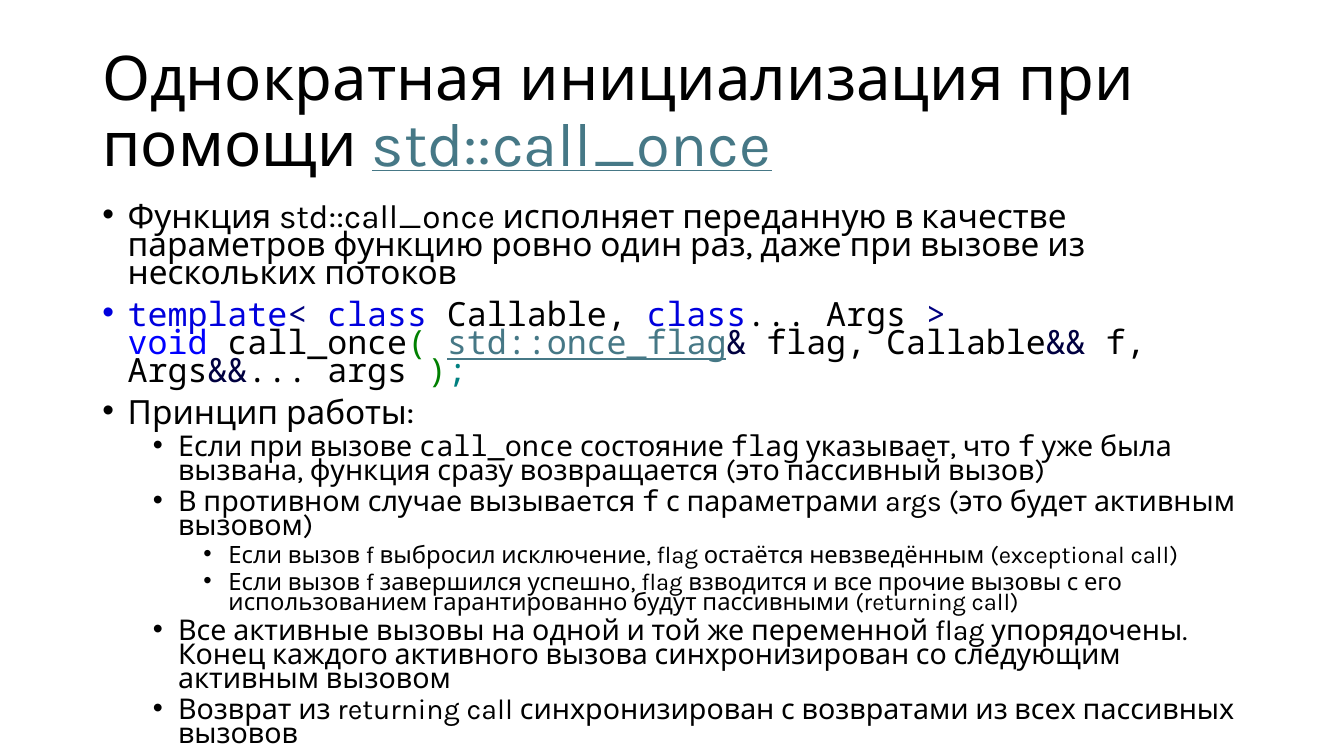
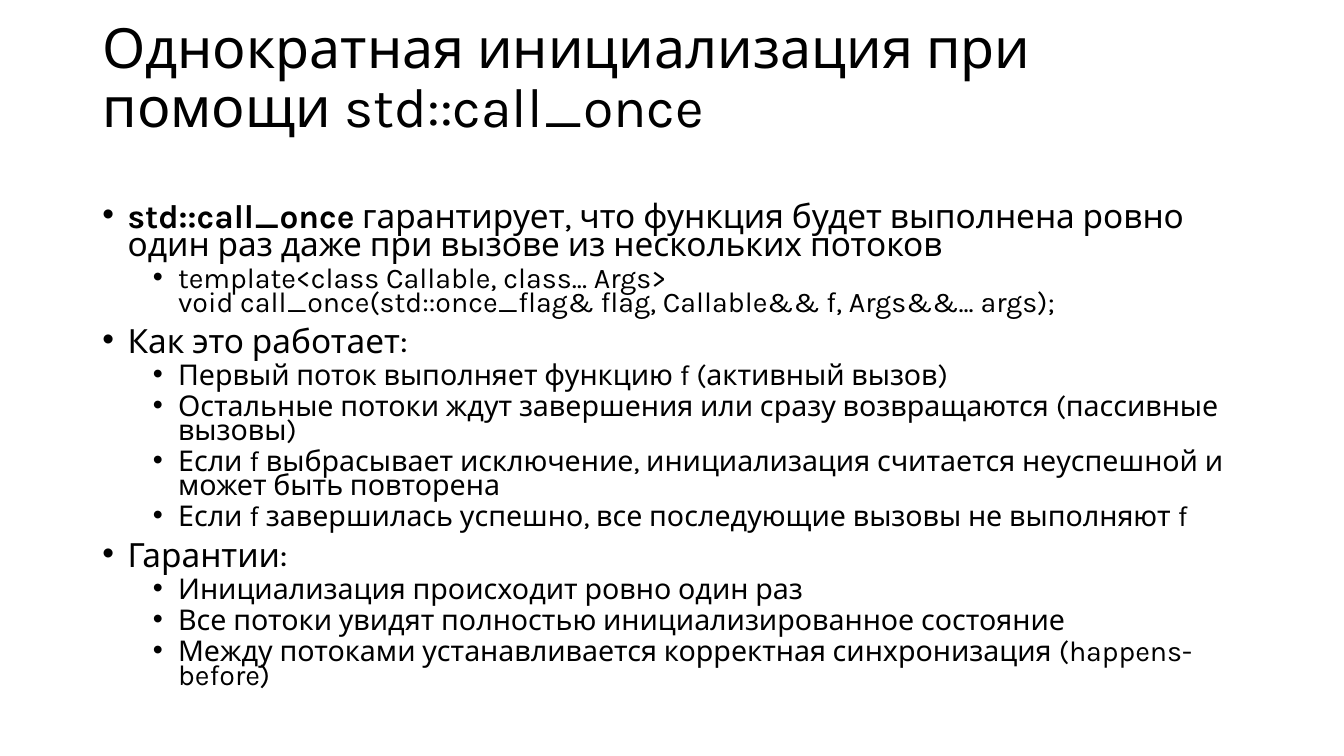
Before and after one commit to alexey-malov/pc, a slide deck: slide 7 of lectures/08/Модель памяти и атомарные операции.pptx (slide 8 before the commit). Drawn at 1344x756 pixels with LibreOffice and Linux fonts; fonts in the diff are those of the drawing. Boxes give left, top, right and bottom in pixels: in the first picture for what was removed or moved away, otherwise in the second. Text is boxed around its words. In the diff, an @@ line names an element or a change of style, - is before the commit and + after.

```diff
--- a/lectures/08/Модель памяти и атомарные операции.pptx
+++ b/lectures/08/Модель памяти и атомарные операции.pptx
@@ title "Однократная инициализация при помощи std::call_once" at bbox=[102, 27, 1030, 138]: size 44 to 39.6 pt; text colour #467886 to #000000, underline off in "std::call_once" @@
@@ text at bbox=[128, 202, 1223, 688]: text changed @@
-• Функция std::call_once исполняет переданную в качестве параметров функцию ровно один раз, даже при вызове из нескольких потоков
-• template< class Callable, class... Args >
-  void call_once( std::once_flag& flag, Callable&& f, Args&&... args );
-• Принцип работы:
-  • Если при вызове call_once состояние flag указывает, что f уже была вызвана, функция сразу возвращается (это пассивный вызов)
-  • В противном случае вызывается f с параметрами args (это будет активным вызовом)
-    • Если вызов f выбросил исключение, flag остаётся невзведённым (exceptional call)
-    • Если вызов f завершился успешно, flag взводится и все прочие вызовы с его использованием гарантированно будут пассивными (returning call)
-  • Все активные вызовы на одной и той же переменной flag упорядочены. Конец каждого активного вызова синхронизирован со следующим активным вызовом
-  • Возврат из returning call синхронизирован с возвратами из всех пассивных вызовов
+• std::call_once гарантирует, что функция будет выполнена ровно один раз даже при вызове из нескольких потоков
+  • template<class Callable, class... Args>
+    void call_once(std::once_flag& flag, Callable&& f, Args&&... args);
+• Как это работает:
+  • Первый поток выполняет функцию f (активный вызов)
+  • Остальные потоки ждут завершения или сразу возвращаются (пассивные вызовы)
+  • Если f выбрасывает исключение, инициализация считается неуспешной и может быть повторена
+  • Если f завершилась успешно, все последующие вызовы не выполняют f
+• Гарантии:
+  • Инициализация происходит ровно один раз
+  • Все потоки увидят полностью инициализированное состояние
+  • Между потоками устанавливается корректная синхронизация (happens-before)
```
Also in this commit, not shown: 13 other slides changed, 1 slide added, 3 slides removed, 1 other file.
